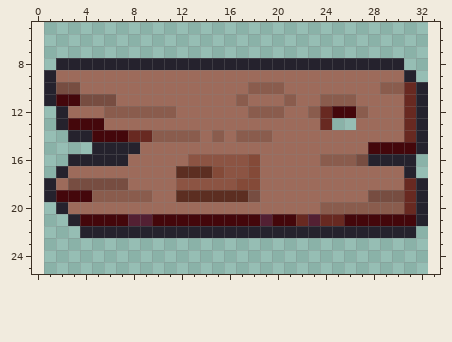
Edited in one commit: pixel-art file (Assets/Character/Fishies/FischWald3.aseprite). The picture above is the old version.
32x32 pixels, 1 frame. Shown: x 0..33, y 5..25. The old version is drawn lined up with the new one, on the new canvas.
New version:
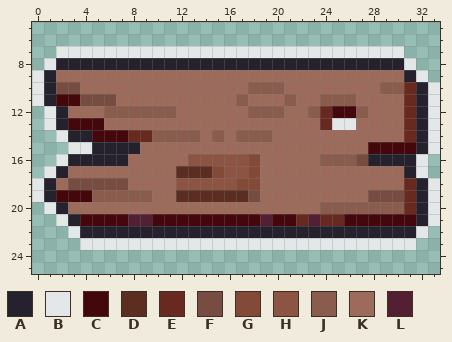
Palette (. is transparent): A #25222d  B #e3e7e8  C #44070b  D #5c2e21  E #682921  F #774d41  G #844a38  H #8c5443  J #8a5c4d  K #9d6b5b  L #532033
The edit:
canvas 32x32 -> 34x32, the old top-left corner now at 1,0
Colour B now appears in row 7 at x 2 to 30; in row 8 at x 1 and 31; in row 9 at x 0 and 32; in rows 10 to 11 at x 0 and 33; in row 12 at x 1 and 33; in row 13 at x 1, 25 to 26 and 33.
Colour B now appears in row 14 at x 2 and 33; in row 15 at x 3 to 4 and 33; in row 16 at x 2 and 32; in row 17 at x 1 and 32; in rows 18 to 19 at x 0 and 33; in row 20 at x 1 and 33.
Colour B now appears in row 21 at x 2 and 33; in row 22 at x 3 and 32; in row 23 at x 4 to 31.
